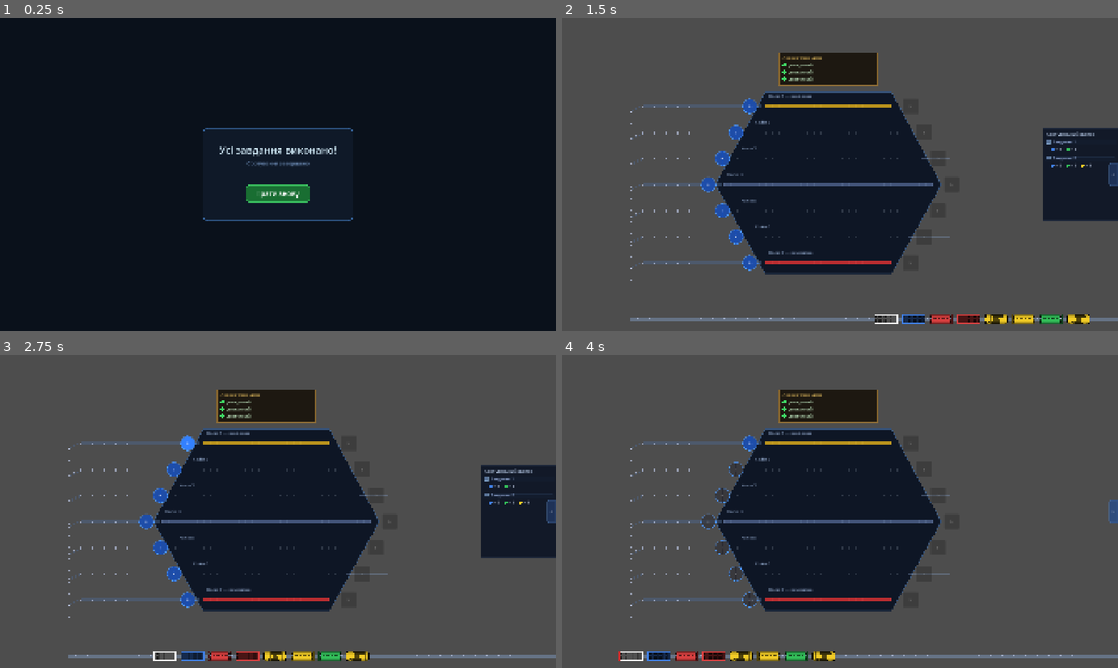
Above: before the commit, frames 1-4 (two rows, left to right).
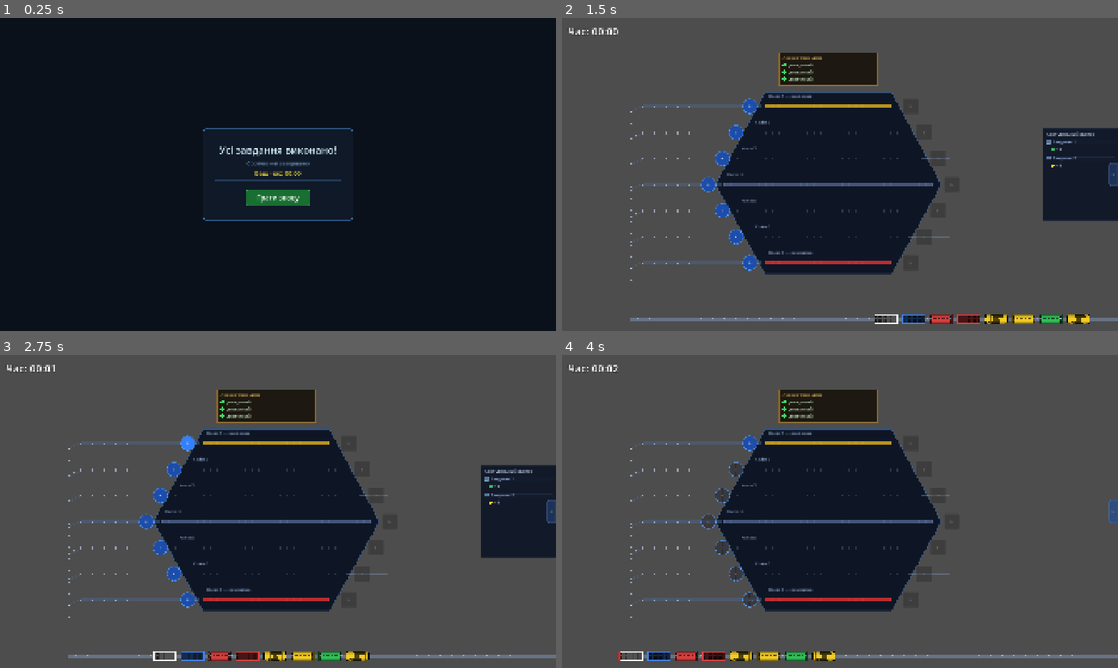
Above: after the commit, the same moments.

Repository: Fenimors99/shunting-game
Game: Godot game, scene res://scenes/VictoryScreen.tscn
The game is run twice, just before and just after one commit, with the same random seed, the same clock (stepped at 60 frames per second) and the same inputs. This scene is started directly instead of the project's main scene.
Inputs:
- Up to frame 1 (0.25 s): no input
- Up to frame 2 (1.5 s): click "Грати знову" at 0.5 s; click "СТАРТ" at 1.25 s
- Up to frame 3 (2.75 s): click "+" at 2 s
- Up to frame 4 (4 s): click "+" at 2.75 s; click "<" at 3.5 s

The runs differ from the first frame. In frame 1, 0.8% of the frame differs, in the area x 38-62%, y 48-60%; in frame 2, 0.1%; in frame 3, 0.1%; in frame 4, 0.1%.

Commit message:
feat: add game timer and its display on the victory screen

Diff:
--- a/scripts/GameScreen.gd
+++ b/scripts/GameScreen.gd
@@ -6,6 +6,10 @@
 @onready var task_manager:       TaskManager = $TaskManager
 @onready var task_panel:         TaskPanel   = $TaskPanel
 @onready var task_toggle_button: Button      = $TaskToggleButton
+
+var _timer_label: Label
+var _timer_running: bool = false
+var _time_elapsed: float = 0.0
 
 func _ready() -> void:
 	queue.position.y = Layout.QUEUE_Y
@@ -28,7 +32,19 @@
 	_create_start_button()
 
 func _on_all_tasks_completed() -> void:
-	get_tree().change_scene_to_file("res://scenes/VictoryScreen.tscn")
+	_timer_running = false # Зупиняємо таймер
+
+	var victory_scene = load("res://scenes/VictoryScreen.tscn").instantiate()
+
+	# 1. СПОЧАТКУ передаємо час
+	victory_scene.final_time = _format_time(_time_elapsed)
+
+	# 2. ПОТІМ додаємо в дерево (це запустить _ready в VictoryScreen)
+	get_tree().root.add_child(victory_scene)
+
+	# 3. Очищуємо стару сцену
+	get_tree().current_scene.queue_free()
+	get_tree().current_scene = victory_scene
 
 func _create_start_button() -> void:
 	var btn := Button.new()
@@ -58,10 +74,32 @@
 
 	btn.pressed.connect(_on_start_pressed.bind(btn))
 	add_child(btn)
+	_create_timer_label() # Додаємо цей рядок
+
+func _create_timer_label() -> void:
+	_timer_label = Label.new()
+	_timer_label.position = Vector2(20, 20) # Розміщення в лівому верхньому кутку
+	_timer_label.add_theme_font_size_override("font_size", 36)
+	_timer_label.add_theme_color_override("font_color", Color.WHITE)
+	_timer_label.add_theme_color_override("font_outline_color", Color(0.1, 0.1, 0.1, 0.8))
+	_timer_label.add_theme_constant_override("outline_size", 6)
+	_timer_label.text = "Час: 00:00"
+	add_child(_timer_label)
+
+func _process(delta: float) -> void:
+	if _timer_running:
+		_time_elapsed += delta
+		_timer_label.text = "Час: " + _format_time(_time_elapsed)
+
+func _format_time(time_in_sec: float) -> String:
+	var m := int(time_in_sec) / 60
+	var s := int(time_in_sec) % 60
+	return "%02d:%02d" % [m, s]
 
 func _on_start_pressed(btn: Button) -> void:
 	btn.queue_free()
 	queue.start()
+	_timer_running = true # Запускаємо таймер
 
 func _on_queue_blocked(wagon: Wagon) -> void:
 	station.set_entry_filter(wagon.wagon_type)
--- a/scripts/TaskManager.gd
+++ b/scripts/TaskManager.gd
@@ -6,8 +6,8 @@
 
 # Кожне завдання — словник { WagonColorId: кількість }
 const TASKS: Array = [
-	{ Wagon.WagonColorId.BLUE: 4, Wagon.WagonColorId.GREEN: 1 },
-	{ Wagon.WagonColorId.BLUE: 2, Wagon.WagonColorId.GREEN: 3, Wagon.WagonColorId.YELLOW: 1 },
+	{ Wagon.WagonColorId.GREEN: 1 },
+	{ Wagon.WagonColorId.YELLOW: 1 },
 ]
 
 var _completed: Array[bool] = []
--- a/scripts/VictoryScreen.gd
+++ b/scripts/VictoryScreen.gd
@@ -2,6 +2,8 @@
 class_name VictoryScreen
 
 const GAME_SCENE := "res://scenes/GameScreen.tscn"
+# Ось цей рядок обов'язковий:
+var final_time: String = "00:00"
 
 func _ready() -> void:
 	var vp := get_viewport_rect().size
@@ -11,8 +13,6 @@
 	overlay.color = Color(0.03, 0.06, 0.10, 0.97)
 	overlay.size  = vp
 	add_child(overlay)
-
-	var font := ThemeDB.fallback_font
 
 	# Панель по центру
 	var pw := 520.0
@@ -47,10 +47,21 @@
 	sub.add_theme_color_override("font_color", Color(0.55, 0.70, 0.90, 0.8))
 	panel.add_child(sub)
 
+	var center_time_label := Label.new()
+	center_time_label.text = "Ваш час: " + final_time
+	center_time_label.horizontal_alignment = HORIZONTAL_ALIGNMENT_CENTER
+	center_time_label.position = Vector2(0, 140)
+	center_time_label.size = Vector2(pw, 32) # Тепер pw доступна!
+	center_time_label.add_theme_font_size_override("font_size", 22)
+	center_time_label.add_theme_color_override("font_color", Color(0.9, 0.8, 0.2))
+
+	# Додаємо саме до panel, яка оголошена вище в цій же функції
+	panel.add_child(center_time_label)
+
 	# Роздільник
 	var sep := ColorRect.new()
 	sep.color    = Color(0.25, 0.40, 0.60, 0.4)
-	sep.position = Vector2(40, 158)
+	sep.position = Vector2(40, 180)
 	sep.size     = Vector2(pw - 80, 1)
 	panel.add_child(sep)
 
@@ -58,7 +69,7 @@
 	var btn := Button.new()
 	btn.text = "Грати знову"
 	btn.custom_minimum_size = Vector2(220, 60)
-	btn.position = Vector2((pw - 220) / 2.0, 196)
+	btn.position = Vector2((pw - 220) / 2.0, 210)
 	var bs := StyleBoxFlat.new()
 	bs.bg_color = Color(0.10, 0.45, 0.20, 0.95)
 	bs.border_color = Color(0.25, 0.80, 0.40)
